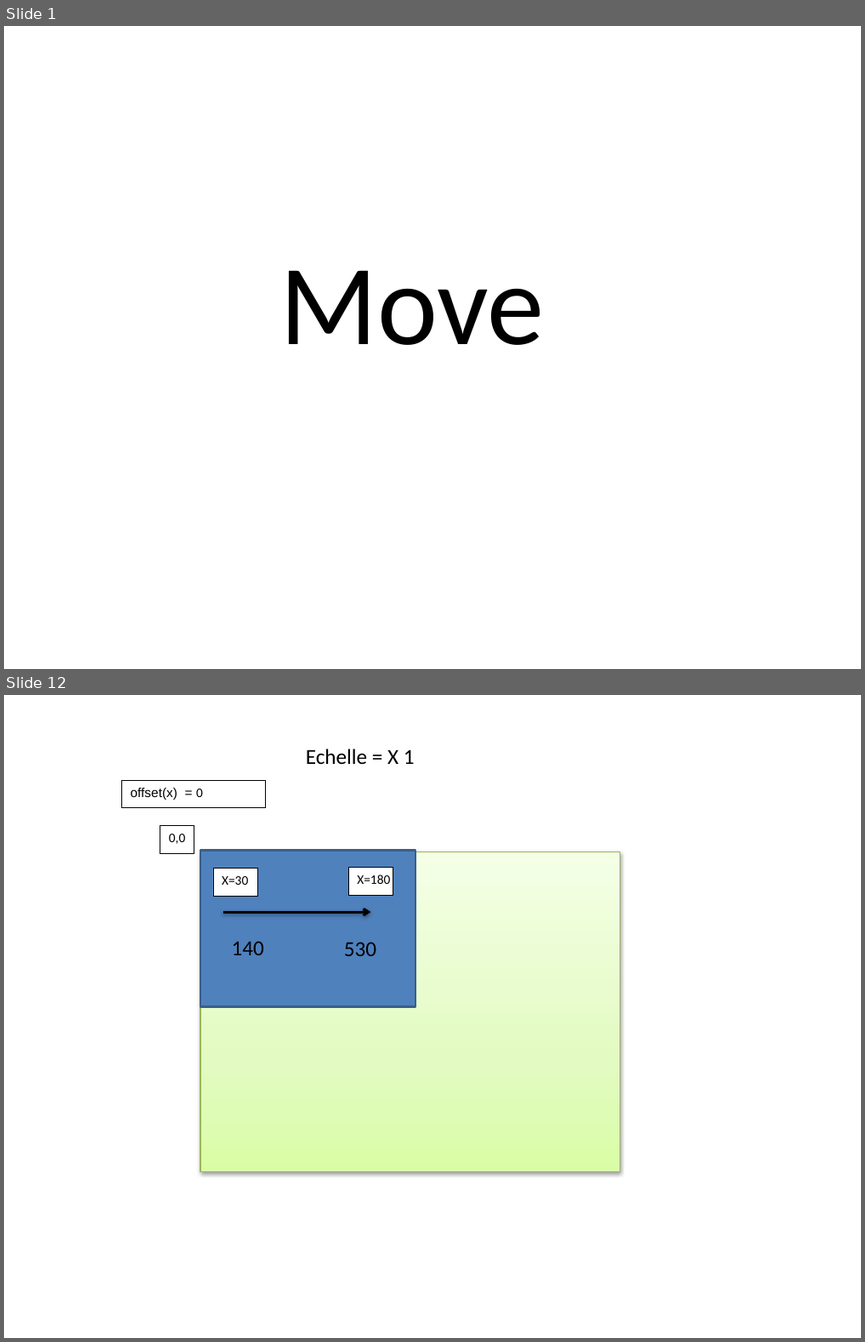
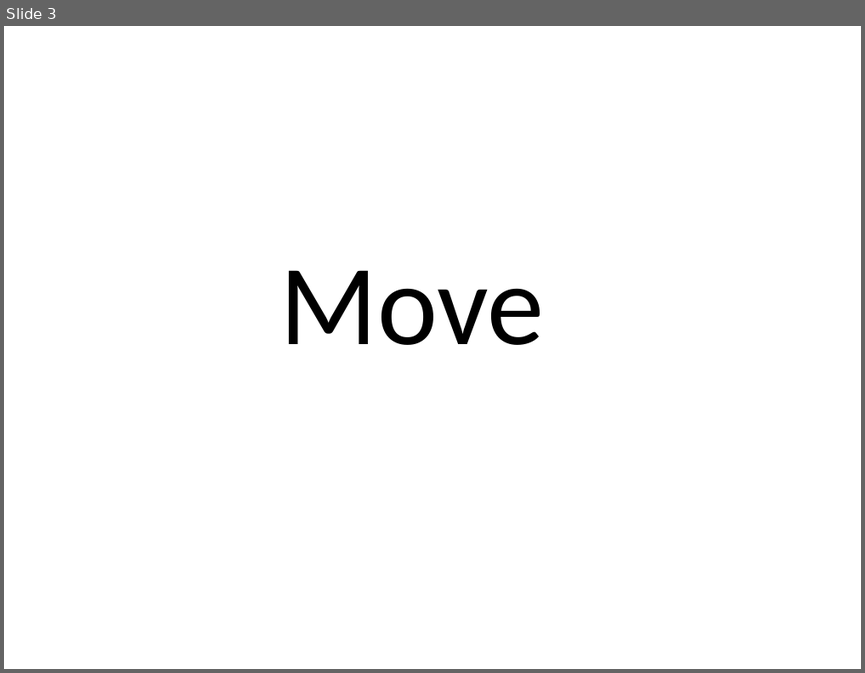
Before and after one commit to ckl67/PAC-Tool, a slide deck: prog_help/EnthalpyDraw.pptx. Shown one above the other, each under a label of ours: slides 1 and 12 before the commit, slide 3 after it; the slides between them are not shown. The pictures are 865x1342 and 865x673 pixels, drawn with LibreOffice and Linux fonts; fonts in the diff are those of the drawing. Boxes give left, top, right and bottom in pixels: in the first picture for what was removed or moved away, otherwise in the second. Text is boxed around its words. In the diff, an @@ line names an element or a change of style, - is before the commit and + after.

```diff
--- a/prog_help/EnthalpyDraw.pptx
+++ b/prog_help/EnthalpyDraw.pptx
@@ slide 12 removed at [4,695,861,1338], background #FFFFFF @@
@@ text removed at [306,749,415,764] @@
-Echelle = X 1
@@ rectangle removed at [121,780,265,807] @@
-offset(x) = 0
@@ rectangle removed at [160,825,194,852] @@
-0,0
@@ rectangle removed at [200,851,620,1171] @@
@@ rectangle removed at [200,850,415,1006] @@
@@ rectangle removed at [213,868,257,896] @@
-X=30
@@ rectangle removed at [348,868,393,895] @@
-X=180
@@ arrow removed from (223, 912) to (370, 912) @@
@@ text removed at [232,941,264,955] @@
-140
@@ text removed at [344,941,376,956] @@
-530
@@ what was slide 1 is now slide 3 @@
```
Also in this commit, not shown: 9 slides changed, 5 slides added, 2 other slides removed, 10 other files.
